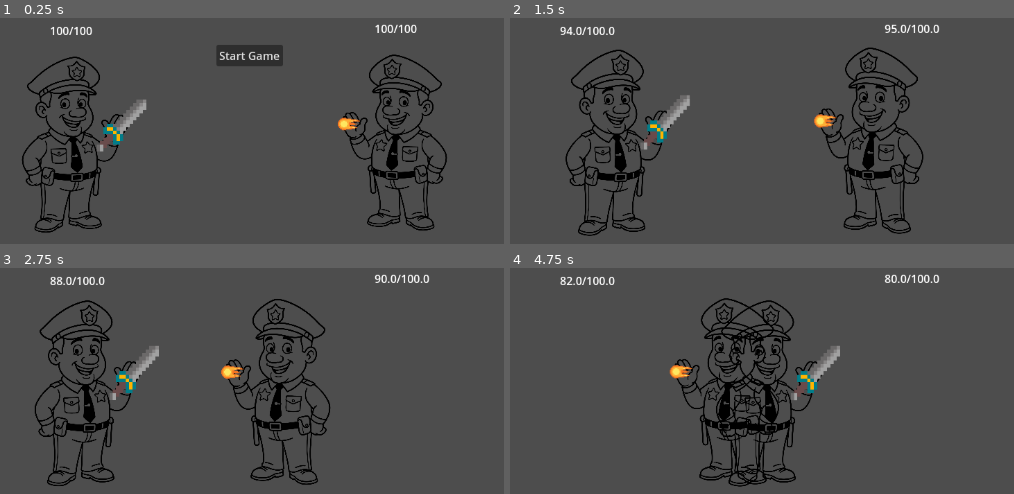
Above: before the commit, frames 1-4 (two rows, left to right).
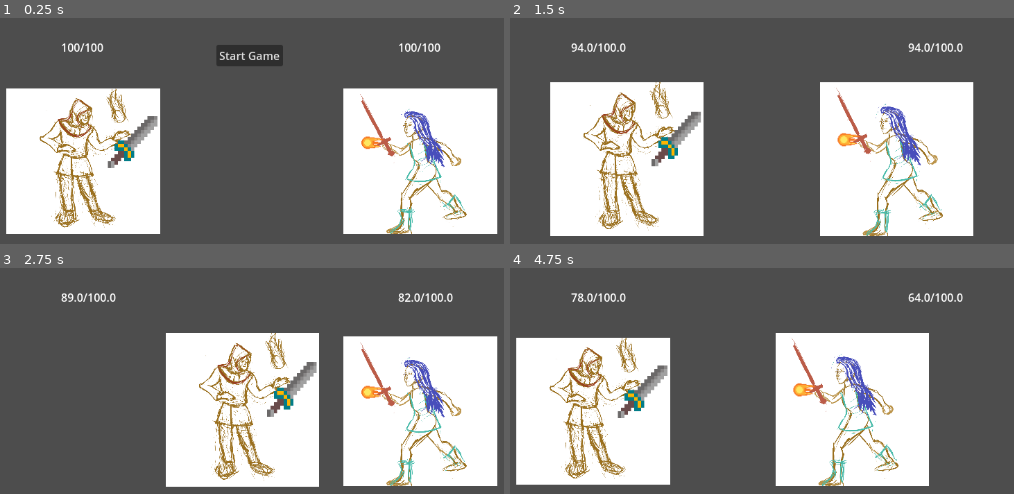
Above: after the commit, the same moments.

Repository: cncptpr/balance-your-character
Game: Godot game, scene res://game.tscn
Two runs of this game, one before a commit and one after it. Both use one fixed random seed, a clock stepped at 60 frames per second and the inputs below.
Inputs:
- Up to frame 1 (0.25 s): no input
- Up to frame 2 (1.5 s): click "Start Game" at 0.5 s
- Up to frame 3 (2.75 s): no input
- Up to frame 4 (4.75 s): no input

The runs differ from the first frame. In frame 1, 41% of the frame differs, in the area x 1-99%, y 2-96%; in frame 2, 43%; in frame 3, 46%; in frame 4, 47%, in the area x 1-90%, y 2-97%.

Commit message:
Players are now settable as exports on the FightScene

Diff:
--- /dev/null
+++ b/equipment/EquipmentSlots.gd
@@ -0,0 +1,18 @@
+class_name EquipmentSlots extends Resource
+
+@export var headgear: PackedScene
+@export var chest: PackedScene
+@export var pants: PackedScene
+@export var boots: PackedScene
+@export var weapon: PackedScene
+@export var trinkets: PackedScene
+
+func list() -> Array[PackedScene]:
+	var list: Array[PackedScene] = []
+	if headgear != null: list.append(headgear)
+	if chest != null: list.append(chest)
+	if pants != null: list.append(pants)
+	if boots != null: list.append(boots)
+	if weapon != null: list.append(weapon)
+	if trinkets != null: list.append(trinkets)
+	return list
--- /dev/null
+++ b/equipment/bucket/bucket-stats.tres
@@ -0,0 +1,16 @@
+[gd_resource type="Resource" script_class="EquipmentStats" load_steps=2 format=3 uid="uid://cr8x01vfq7rxl"]
+
+[ext_resource type="Script" uid="uid://dwlbo8pci7g2t" path="res://equipment/stats.gd" id="1_k6ks5"]
+
+[resource]
+script = ExtResource("1_k6ks5")
+damage = 0.0
+damage_mod = 1.0
+cooldown = 0.0
+cooldown_mod = 1.0
+warmup = 0.0
+warmup_mod = 1.0
+defence = 0.0
+defence_mod = 1.0
+blocked_percent = 0.0
+metadata/_custom_type_script = "uid://dwlbo8pci7g2t"
--- /dev/null
+++ b/equipment/bucket/bucket.tscn
@@ -0,0 +1,9 @@
+[gd_scene load_steps=3 format=3 uid="uid://65w572820wi4"]
+
+[ext_resource type="Script" uid="uid://bo1i0lv8dti7f" path="res://equipment/equipment.gd" id="1_i2c51"]
+[ext_resource type="Resource" uid="uid://cr8x01vfq7rxl" path="res://equipment/bucket/bucket-stats.tres" id="2_s5eom"]
+
+[node name="Bucket" type="Node2D"]
+script = ExtResource("1_i2c51")
+stats = ExtResource("2_s5eom")
+metadata/_custom_type_script = "uid://bo1i0lv8dti7f"
--- a/figth_scene.tscn
+++ b/figth_scene.tscn
@@ -1,34 +1,30 @@
-[gd_scene load_steps=6 format=3 uid="uid://coirn3vq5h333"]
+[gd_scene load_steps=10 format=3 uid="uid://coirn3vq5h333"]
 
 [ext_resource type="Script" uid="uid://djee81mkeqvx0" path="res://scene.gd" id="1_nxogm"]
-[ext_resource type="PackedScene" uid="uid://cjeq7hygogjmc" path="res://player.tscn" id="2_3253y"]
+[ext_resource type="PackedScene" uid="uid://cslx5egmkcksv" path="res://player/maskot/maskot.tscn" id="2_exjn7"]
 [ext_resource type="PackedScene" uid="uid://gvdf1sea6l68" path="res://equipment/sword/sword.tscn" id="3_pdg6h"]
+[ext_resource type="Script" uid="uid://ltgywyv7k6nf" path="res://equipment/EquipmentSlots.gd" id="4_3jlcx"]
 [ext_resource type="PackedScene" uid="uid://02iethx8s0lv" path="res://equipment/fireball/fireball.tscn" id="4_exjn7"]
 [ext_resource type="PackedScene" uid="uid://di1qy5nkg08ky" path="res://equipment/plank/plank.tscn" id="5_nhxt3"]
+[ext_resource type="PackedScene" uid="uid://bywaln2xtvyjy" path="res://player/warrior/warrior.tscn" id="6_dbvx1"]
+
+[sub_resource type="Resource" id="Resource_e1fy6"]
+script = ExtResource("4_3jlcx")
+chest = ExtResource("5_nhxt3")
+weapon = ExtResource("3_pdg6h")
+metadata/_custom_type_script = "uid://ltgywyv7k6nf"
+
+[sub_resource type="Resource" id="Resource_58egn"]
+script = ExtResource("4_3jlcx")
+weapon = ExtResource("4_exjn7")
+metadata/_custom_type_script = "uid://ltgywyv7k6nf"
 
 [node name="FigthScene" type="Node2D"]
 script = ExtResource("1_nxogm")
-
-[node name="Player1" parent="." instance=ExtResource("2_3253y")]
-position = Vector2(365, 476)
-
-[node name="Sword" parent="Player1/Appearance/Sprite2D/Inventory" index="0" instance=ExtResource("3_pdg6h")]
-
-[node name="Plank" parent="Player1/Appearance/Sprite2D/Inventory" index="1" instance=ExtResource("5_nhxt3")]
-
-[node name="Label" parent="Player1" index="1"]
-metadata/_edit_use_anchors_ = true
-
-[node name="Player2" parent="." instance=ExtResource("2_3253y")]
-position = Vector2(833, 473)
-
-[node name="Appearance" parent="Player2" index="0"]
-scale = Vector2(-1, 1)
-
-[node name="Fireball" parent="Player2/Appearance/Sprite2D/Inventory" index="0" instance=ExtResource("4_exjn7")]
-
-[node name="Label" parent="Player2" index="1"]
-metadata/_edit_use_anchors_ = true
+player1Scene = ExtResource("2_exjn7")
+player1EquipmentSlots = SubResource("Resource_e1fy6")
+player2Scene = ExtResource("6_dbvx1")
+player2EquipmentSlots = SubResource("Resource_58egn")
 
 [node name="GameEnd" type="Control" parent="."]
 visible = false
@@ -76,11 +72,4 @@
 offset_bottom = 227.0
 text = "Start Game"
 
-[connection signal="deal_damage" from="Player1" to="Player2" method="take_damage"]
-[connection signal="rip" from="Player1" to="." method="_on_player_1_rip"]
-[connection signal="deal_damage" from="Player2" to="Player1" method="take_damage"]
-[connection signal="rip" from="Player2" to="." method="_on_player_2_rip"]
 [connection signal="pressed" from="GameStart/Button" to="." method="start_figth"]
-
-[editable path="Player1"]
-[editable path="Player2"]
--- a/player.gd
+++ b/player.gd
@@ -1,4 +1,4 @@
-extends Node2D
+class_name Player extends Node2D
 
 signal deal_damage(damage: float)
 signal rip()
@@ -6,15 +6,26 @@
 @export var max_health: float = 100
 var health: float = max_health
 
+@export var base_stats: EquipmentStats
+var attack_stats: EquipmentStats
+
+@export var inventory_node: NodePath
+@export var equipmentSlots: EquipmentSlots
+
 @onready var animationTree : AnimationTree = $Appearance/AnimationTree
 @onready var animationStateMachine: AnimationNodeStateMachinePlayback = animationTree["parameters/playback"]
-
-@export var base_stats: EquipmentStats
-var attack_stats: EquipmentStats
 
 func _ready() -> void:
 	animationTree.active = true
 	animationStateMachine.travel("Idle")
+	for equipmentScene in equipmentSlots.list():
+		var equipment = equipmentScene.instantiate()
+		if equipment is not Equipment:
+			continue
+		$Appearance/Sprite2D/Inventory.add_child(equipment)
+
+func flip():
+	$Appearance.scale.x = -1
 
 func start_figth():
 	print(name, ": Start Figth")
--- a/player.tscn
+++ b/player.tscn
@@ -1,8 +1,26 @@
-[gd_scene load_steps=18 format=3 uid="uid://cjeq7hygogjmc"]
+[gd_scene load_steps=21 format=3 uid="uid://cjeq7hygogjmc"]
 
 [ext_resource type="Script" uid="uid://j366t82utj4u" path="res://player.gd" id="1_rkbax"]
 [ext_resource type="Texture2D" uid="uid://c6klu6m2ctb" path="res://assets/man_stolen.png" id="2_g1dw6"]
-[ext_resource type="Resource" uid="uid://xc1rshvkbyc4" path="res://player/base_player_stats.tres" id="2_i3pqv"]
+[ext_resource type="Script" uid="uid://dwlbo8pci7g2t" path="res://equipment/stats.gd" id="2_i3pqv"]
+[ext_resource type="Script" uid="uid://ltgywyv7k6nf" path="res://equipment/EquipmentSlots.gd" id="3_hqtel"]
+
+[sub_resource type="Resource" id="Resource_hqtel"]
+script = ExtResource("2_i3pqv")
+damage = 0.0
+damage_mod = 1.0
+cooldown = 0.0
+cooldown_mod = 1.0
+warmup = 0.0
+warmup_mod = 1.0
+defence = 0.0
+defence_mod = 1.0
+blocked_percent = 0.0
+metadata/_custom_type_script = "uid://dwlbo8pci7g2t"
+
+[sub_resource type="Resource" id="Resource_sweqy"]
+script = ExtResource("3_hqtel")
+metadata/_custom_type_script = "uid://ltgywyv7k6nf"
 
 [sub_resource type="Animation" id="Animation_i3pqv"]
 resource_name = "Attack"
@@ -150,7 +168,8 @@
 
 [node name="Player" type="Node2D"]
 script = ExtResource("1_rkbax")
-base_stats = ExtResource("2_i3pqv")
+base_stats = SubResource("Resource_hqtel")
+equipmentSlots = SubResource("Resource_sweqy")
 
 [node name="Appearance" type="Node2D" parent="."]
 
@@ -158,6 +177,7 @@
 position = Vector2(0, -136)
 scale = Vector2(0.216295, 0.216295)
 texture = ExtResource("2_g1dw6")
+flip_h = true
 
 [node name="Inventory" type="Node2D" parent="Appearance/Sprite2D"]
 position = Vector2(295.892, -122.662)
--- a/player/base_player_stats.tres
+++ /dev/null
@@ -1,13 +0,0 @@
-[gd_resource type="Resource" script_class="EquipmentStats" load_steps=2 format=3 uid="uid://xc1rshvkbyc4"]
-
-[ext_resource type="Script" uid="uid://dwlbo8pci7g2t" path="res://equipment/stats.gd" id="1_u00xc"]
-
-[resource]
-script = ExtResource("1_u00xc")
-damage = 0.0
-damage_mod = 1.0
-cooldown = 0.5
-cooldown_mod = 1.0
-defence = 0.0
-defence_mod = 1.0
-metadata/_custom_type_script = "uid://dwlbo8pci7g2t"
--- /dev/null
+++ b/player/maskot/maskot.tscn
@@ -0,0 +1,24 @@
+[gd_scene load_steps=5 format=3 uid="uid://cslx5egmkcksv"]
+
+[ext_resource type="PackedScene" uid="uid://cjeq7hygogjmc" path="res://player.tscn" id="1_6p0dp"]
+[ext_resource type="Script" uid="uid://dwlbo8pci7g2t" path="res://equipment/stats.gd" id="2_any5g"]
+[ext_resource type="Texture2D" uid="uid://b2pfui2gbp0yr" path="res://assets/concept-art/SK_mage1.png" id="3_bq1rj"]
+
+[sub_resource type="Resource" id="Resource_any5g"]
+script = ExtResource("2_any5g")
+damage = 0.0
+damage_mod = 1.2
+cooldown = 0.0
+cooldown_mod = 1.0
+warmup = 0.0
+warmup_mod = 1.2
+defence = 0.0
+defence_mod = 1.2
+blocked_percent = 0.0
+metadata/_custom_type_script = "uid://dwlbo8pci7g2t"
+
+[node name="Maskot" instance=ExtResource("1_6p0dp")]
+base_stats = SubResource("Resource_any5g")
+
+[node name="Sprite2D" parent="Appearance" index="0"]
+texture = ExtResource("3_bq1rj")
--- /dev/null
+++ b/player/warrior/warrior.tscn
@@ -0,0 +1,24 @@
+[gd_scene load_steps=5 format=3 uid="uid://bywaln2xtvyjy"]
+
+[ext_resource type="PackedScene" uid="uid://cjeq7hygogjmc" path="res://player.tscn" id="1_mfl7e"]
+[ext_resource type="Texture2D" uid="uid://cuoefjnn8l81o" path="res://assets/concept-art/SK_warrior1.png" id="2_326sb"]
+[ext_resource type="Script" uid="uid://dwlbo8pci7g2t" path="res://equipment/stats.gd" id="2_koewk"]
+
+[sub_resource type="Resource" id="Resource_yfjot"]
+script = ExtResource("2_koewk")
+damage = 0.0
+damage_mod = 1.0
+cooldown = 0.0
+cooldown_mod = 0.8
+warmup = 0.0
+warmup_mod = 1.0
+defence = 0.0
+defence_mod = 0.8
+blocked_percent = 0.0
+metadata/_custom_type_script = "uid://dwlbo8pci7g2t"
+
+[node name="Warrior" instance=ExtResource("1_mfl7e")]
+base_stats = SubResource("Resource_yfjot")
+
+[node name="Sprite2D" parent="Appearance" index="0"]
+texture = ExtResource("2_326sb")
--- a/scene.gd
+++ b/scene.gd
@@ -1,32 +1,55 @@
 extends Node2D
+
+@export var player1Scene: PackedScene
+@export var player1EquipmentSlots: EquipmentSlots
+@export var player1: Player
+
+@export var player2Scene: PackedScene
+@export var player2EquipmentSlots: EquipmentSlots
+@export var player2: Player
 
 # Called when the node enters the scene tree for the first time.
 func _ready() -> void:
-	pass
+	if player1 == null:
+		assert(player1Scene != null)
+		player1 = player1Scene.instantiate()
+		player1.equipmentSlots = player1EquipmentSlots
 
-# Called every frame. 'delta' is the elapsed time since the previous frame.
-func _process(delta: float) -> void:
-	pass
+	if player2 == null:
+		assert(player2Scene != null)
+		player2 = player2Scene.instantiate()
+		player2.equipmentSlots = player2EquipmentSlots
+
+	add_child(player1)
+	player1.deal_damage.connect(player2.take_damage)
+	player1.rip.connect(player1_died)
+	player1.transform.origin = Vector2(381.0, 500.0)
+
+	add_child(player2)
+	player2.deal_damage.connect(player1.take_damage)
+	player2.rip.connect(player2_died)
+	player2.transform.origin = Vector2(867.0, 500.0)
+	player2.flip()
 
 func start_figth() -> void:
 	print("Scene: Start Figth")
-	$Player1.start_figth()
-	$Player2.start_figth()
+	player1.start_figth()
+	player2.start_figth()
 	$GameStart.queue_free()
 
 func tick_round() -> void:
 	print("Attack!!!! ⚔️")
 
 
-func _on_player_1_rip() -> void:
+func player1_died() -> void:
 	player_won("Right has won")
 
 
-func _on_player_2_rip() -> void:
+func player2_died() -> void:
 	player_won("Left has won")
 
 func player_won(message: String):
 	$GameEnd/ColorRect/Label.text = message
 	$GameEnd.visible = true
-	$Player1.stop_figth()
-	$Player2.stop_figth()
+	player1.stop_figth()
+	player2.stop_figth()
Binary file added: assets/concept-art/SK_mage1.png
Not shown, added: assets/concept-art/SK_mage1.png.import
Binary file added: assets/concept-art/SK_tank1.png
Not shown, added: assets/concept-art/SK_tank1.png.import
Binary file added: assets/concept-art/SK_warrior1.png
Not shown, added: assets/concept-art/SK_warrior1.png.import
Not shown, added: equipment/EquipmentSlots.gd.uid
